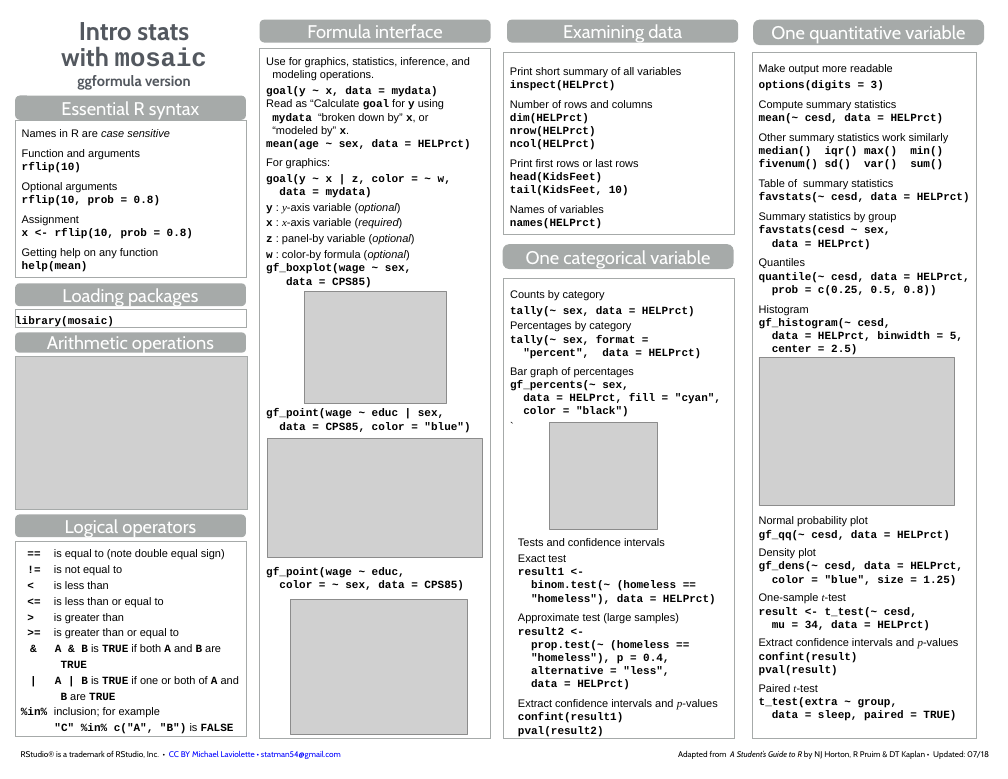
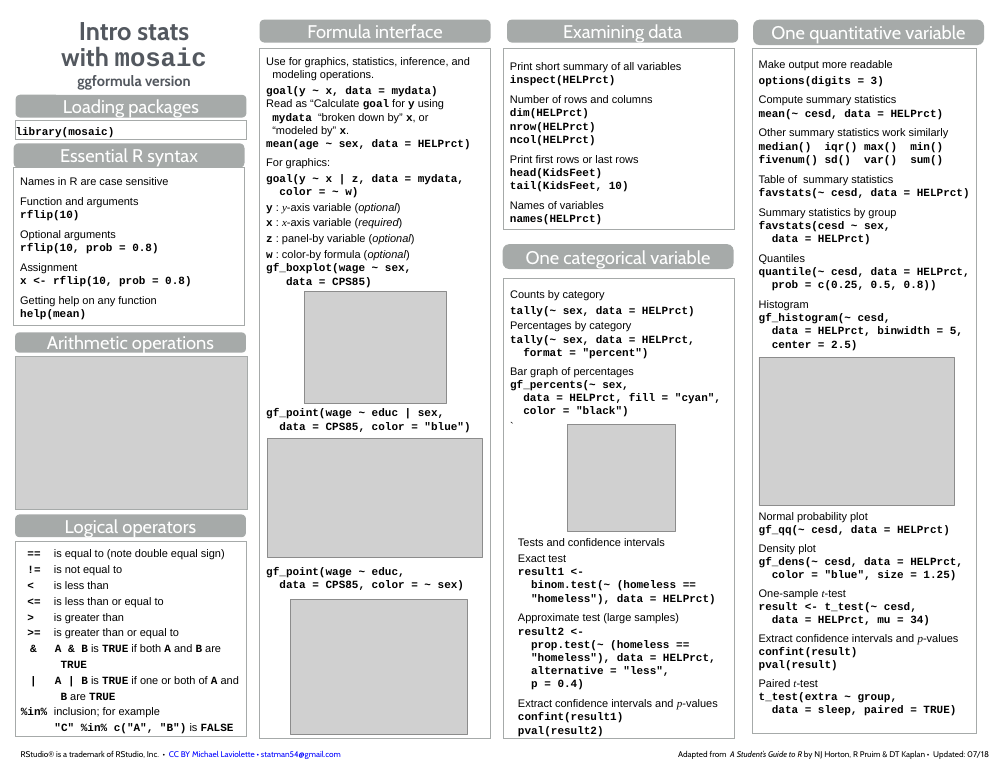
Before and after one commit to mlaviolet/Mosaic-cheatsheets, a slide deck: slide 1 of mosaic-cheatsheet-gf.pptx. Drawn at 1008x779 pixels with LibreOffice and Linux fonts; fonts in the diff are those of the drawing; grey boxes stand for pictures. Boxes give left, top, right and bottom in pixels: in the first picture for what was removed or moved away, otherwise in the second. Text is boxed around its words. In the diff, an @@ line names an element or a change of style, - is before the commit and + after.

```diff
--- a/mosaic-cheatsheet-gf.pptx
+++ b/mosaic-cheatsheet-gf.pptx
@@ rectangle "Print short summary of all ...": place and size @@
-rectangle "Print short summary of all ..." at bbox=[503, 53, 734, 234]
+rectangle "Print short summary of all ..." at bbox=[503, 48, 734, 230]
@@ rectangle "Make output more readable": place and size @@
-rectangle "Make output more readable" at bbox=[752, 53, 976, 738]
+rectangle "Make output more readable" at bbox=[752, 48, 976, 734]
@@ rounded rectangle "Loading packages": place and size @@
-rounded rectangle "Loading packages" at bbox=[15, 283, 246, 306]
+rounded rectangle "Loading packages" at bbox=[16, 95, 247, 118]
@@ rounded rectangle "Essential R syntax": place and size @@
-rounded rectangle "Essential R syntax" at bbox=[15, 96, 246, 120]
+rounded rectangle "Essential R syntax" at bbox=[14, 143, 245, 168]
@@ rectangle "library(mosaic)": place and size @@
-rectangle "library(mosaic)" at bbox=[15, 309, 246, 328]
+rectangle "library(mosaic)" at bbox=[16, 121, 247, 139]
@@ rectangle "Names in R are case ...": place and size @@
-rectangle "Names in R are case ..." at bbox=[15, 120, 246, 277]
+rectangle "Names in R are case ..." at bbox=[14, 168, 245, 325]
@@ text in rectangle at bbox=[20, 177, 169, 185]: italic off in "case sensitive" @@
@@ text in rectangle at bbox=[266, 174, 464, 198]: text changed @@
-goal(y ~ x | z, color = ~ w,
-data = mydata)
+goal(y ~ x | z, data = mydata,
+color = ~ w)
@@ text in rectangle at bbox=[510, 335, 695, 359]: text changed @@
-tally(~ sex, format =
-"percent", data = HELPrct)
+tally(~ sex, data = HELPrct,
+format = "percent")
@@ picture: place and size @@
-picture at bbox=[549, 422, 657, 529]
+picture at bbox=[567, 424, 675, 531]
@@ text in rectangle at bbox=[279, 580, 464, 591]: text changed @@
-color = ~ sex, data = CPS85)
+data = CPS85, color = ~ sex)
@@ text in rectangle at bbox=[772, 616, 930, 626]: text changed @@
-mu = 34, data = HELPrct)
+data = HELPrct, mu = 34)
@@ text at bbox=[531, 653, 716, 664]: text changed @@
-"homeless"), p = 0.4,
+"homeless"), data = HELPrct,
@@ text at bbox=[531, 680, 584, 691]: text changed @@
-data = HELPrct)
+p = 0.4)
```
Also in this commit, not shown: 1 other slide changed, 3 other files.
